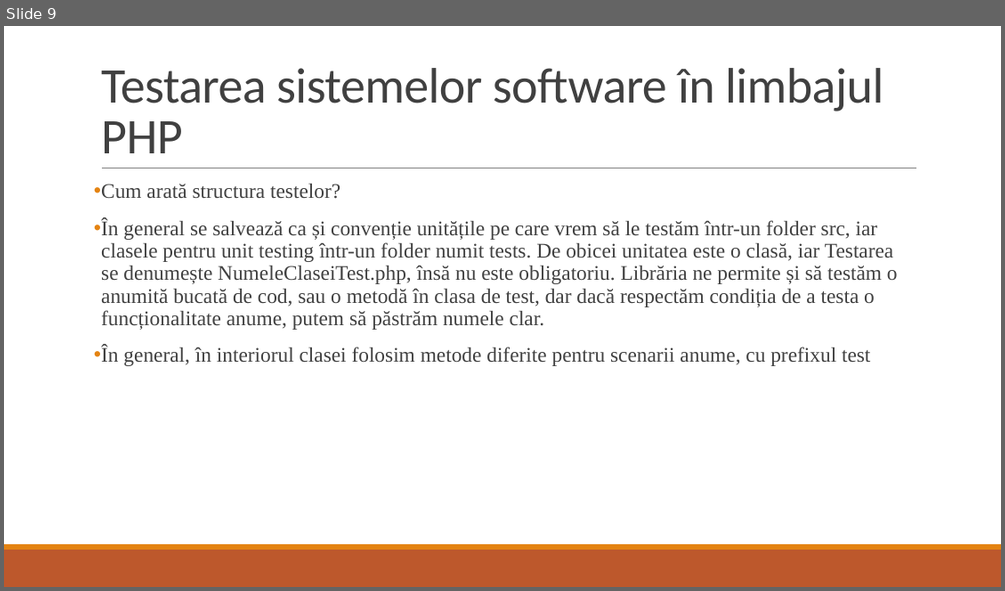
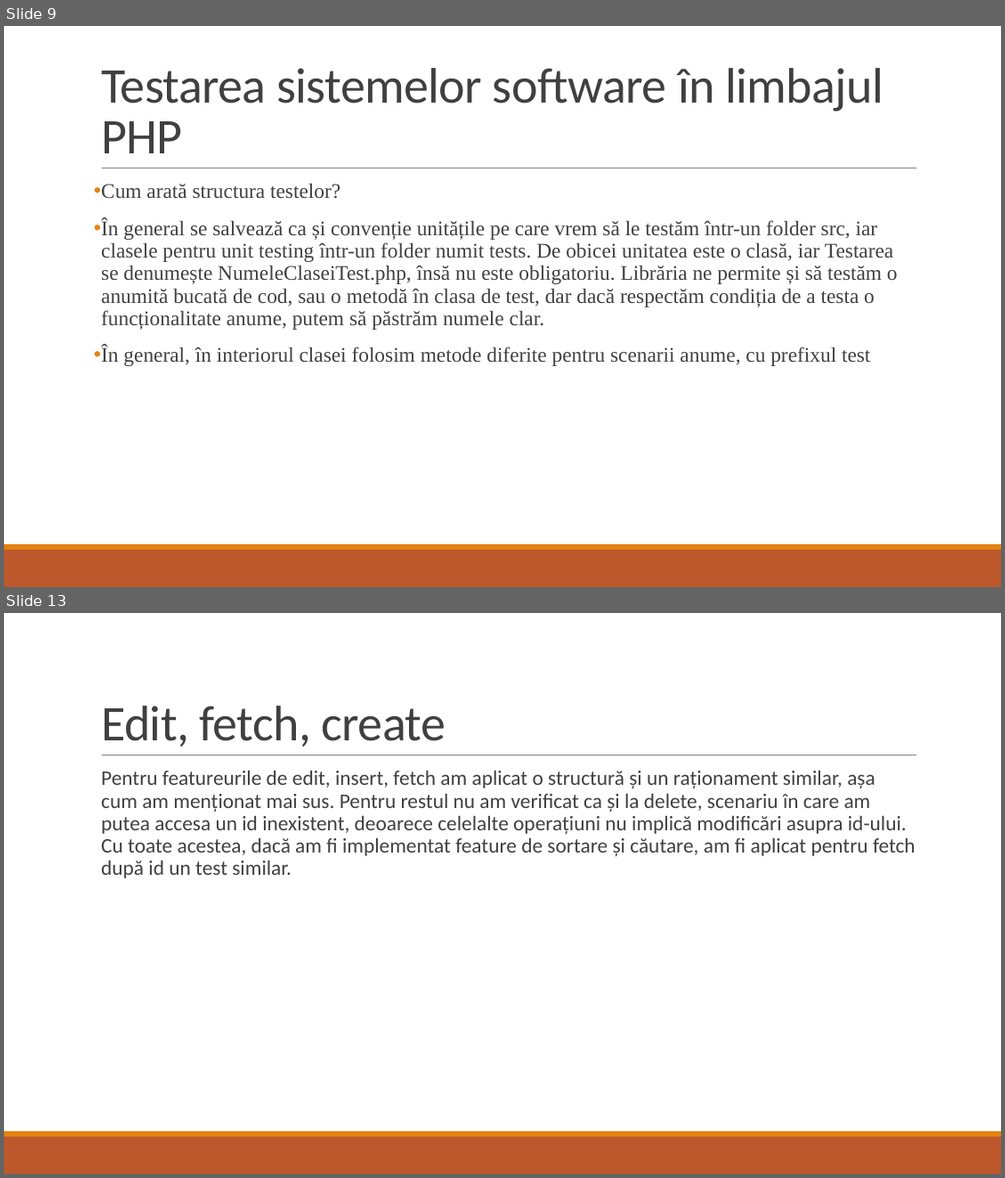
Before and after one commit to vladth01/Tema_5_TSS_Gavrila_Vlad-Theodor_si_Dorian_Istrate, a slide deck: Tema 5.pptx. Shown one above the other, each under a label of ours: slide 9 before the commit, slides 9 and 13 after it; the slides between them are not shown. The pictures are 1005x591 and 1005x1178 pixels, drawn with LibreOffice and Linux fonts; fonts in the diff are those of the drawing. Boxes give left, top, right and bottom in pixels: in the first picture for what was removed or moved away, otherwise in the second. Text is boxed around its words. In the diff, an @@ line names an element or a change of style, - is before the commit and + after.

```diff
--- a/Tema 5.pptx
+++ b/Tema 5.pptx
@@ slide 13 added at (4,613,1001,1174), background #FFFFFF; not listed: 3 template elements that a slide beside it also shows @@
@@ title added at (101,706,446,747), 48 pt, text #404040 @@
+Edit, fetch, create
@@ text added at (101,771,915,878), 20 pt, text #404040 @@
+  Pentru featureurile de edit, insert, fetch am aplicat o structură și un raționament similar, așa cum am menționat mai sus. Pentru restul nu am verificat ca și la delete, scenariu în care am putea accesa un id inexistent, deoarece celelalte operațiuni nu implică modificări asupra id-ului. Cu toate acestea, dacă am fi implementat feature de sortare și căutare, am fi aplicat pentru fetch după id un test similar.
```
Also in this commit, not shown: 5 other slides added, 4 other files.
